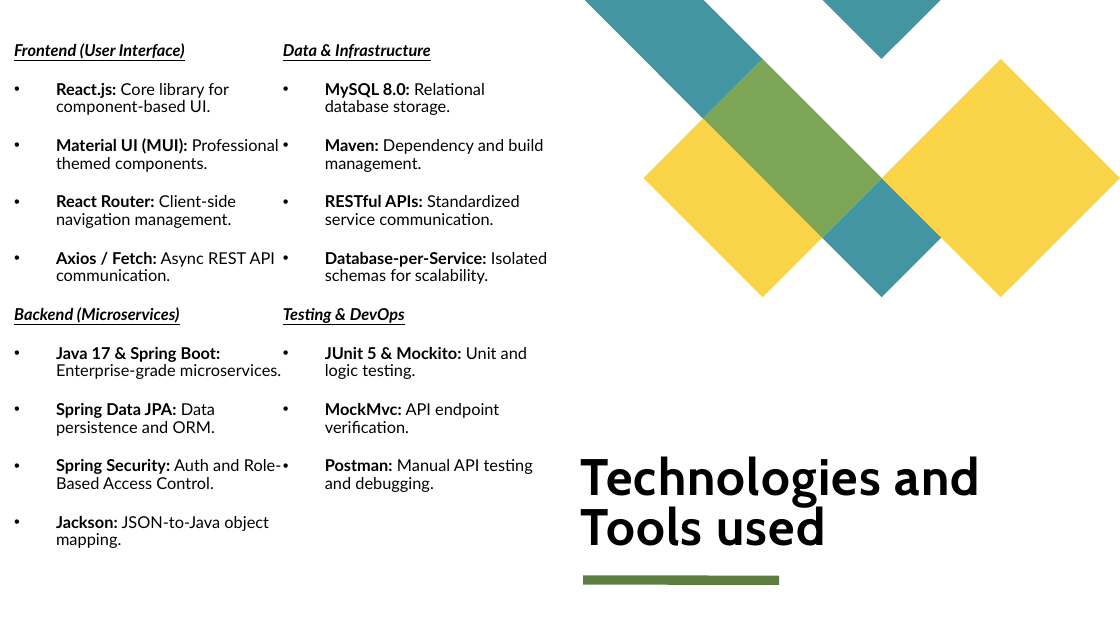
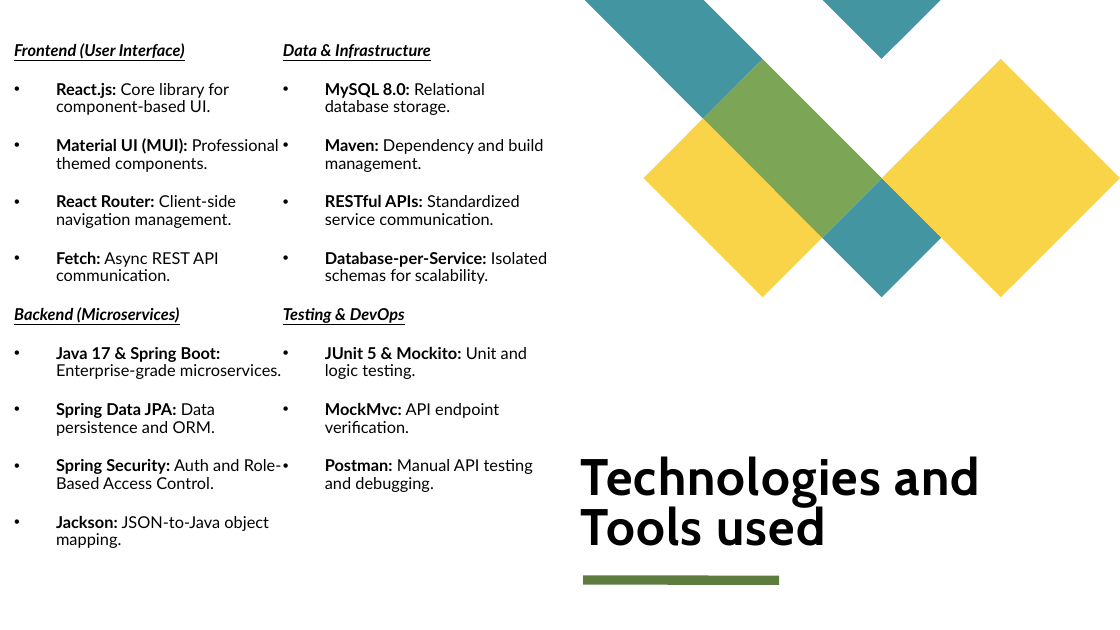
Before and after one commit to SohamTheG/EventZen, a slide deck: slide 19 of EventZen.pptx (slide 14 before the commit). Drawn at 1120x630 pixels with LibreOffice and Linux fonts; fonts in the diff are those of the drawing. Boxes give left, top, right and bottom in pixels: in the first picture for what was removed or moved away, otherwise in the second. Text is boxed around its words. In the diff, an @@ line names an element or a change of style, - is before the commit and + after.

```diff
--- a/EventZen.pptx
+++ b/EventZen.pptx
@@ text at (56,252,218,281): text changed @@
-• Axios / Fetch: Async REST API communication.
+• Fetch: Async REST API communication.
```
Also in this commit, not shown: 1 other slide changed, 6 slides added, 1 slide removed, 12 other files.
